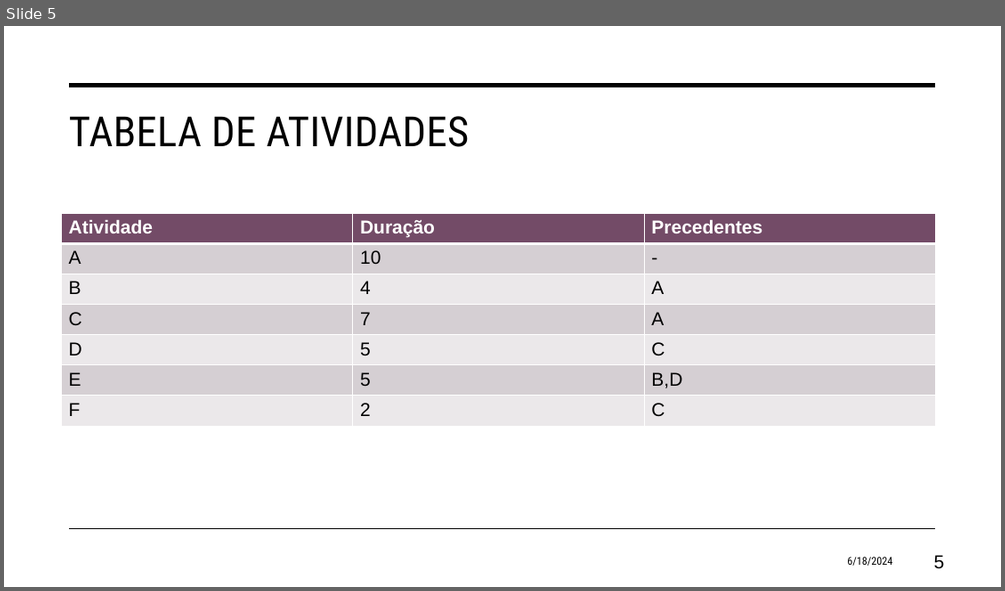
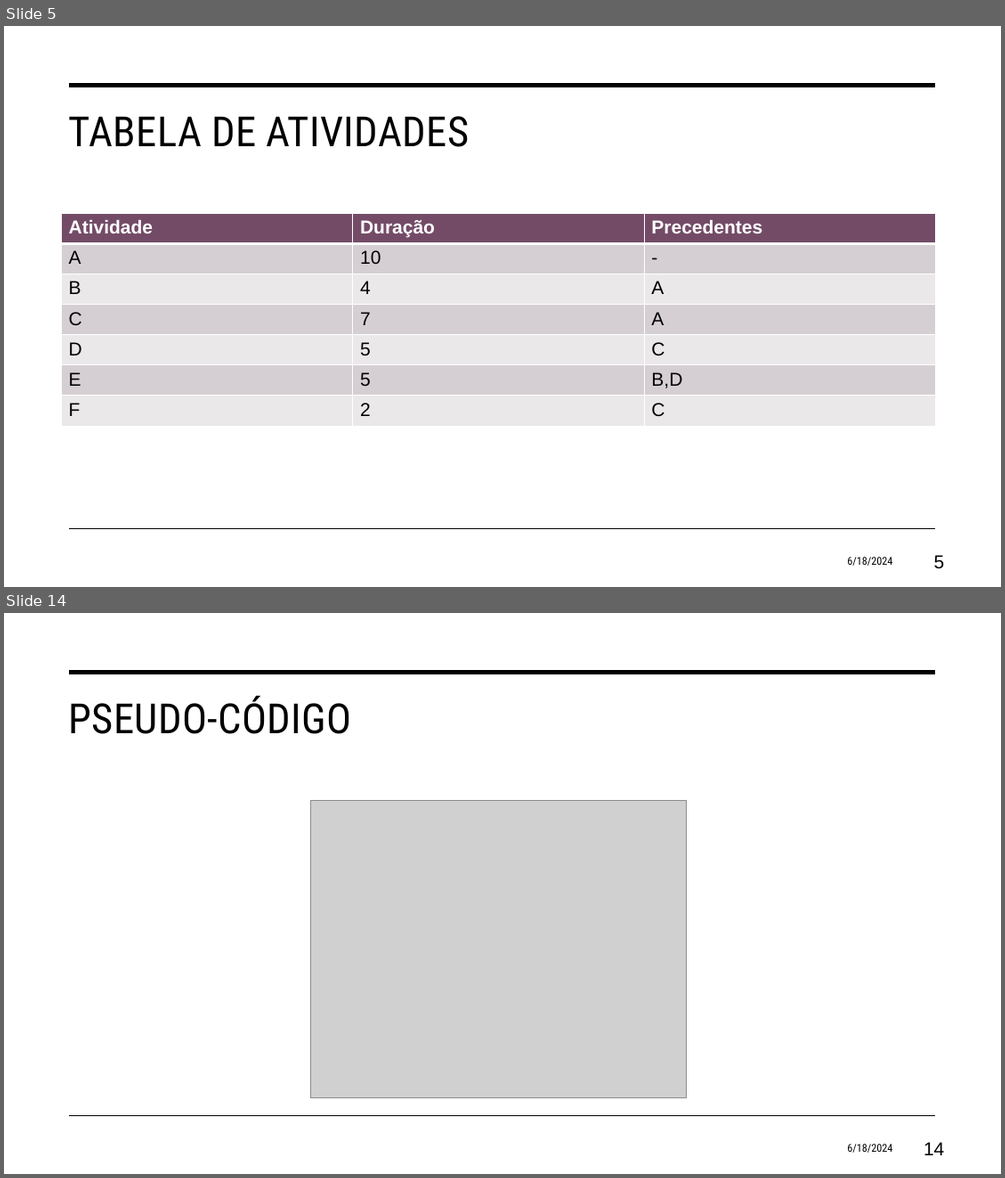
Before and after one commit to eduardosavian/critical-path, a slide deck: Presentation.pptx. Shown one above the other, each under a label of ours: slide 5 before the commit, slides 5 and 14 after it; the slides between them are not shown. The pictures are 1005x591 and 1005x1178 pixels, drawn with LibreOffice and Linux fonts; fonts in the diff are those of the drawing; grey boxes stand for pictures. Boxes give left, top, right and bottom in pixels: in the first picture for what was removed or moved away, otherwise in the second. Text is boxed around its words. In the diff, an @@ line names an element or a change of style, - is before the commit and + after.

```diff
--- a/Presentation.pptx
+++ b/Presentation.pptx
@@ slide 14 added at (4,613,1001,1174), background #FFFFFF; not listed: 2 template elements that a slide beside it also shows @@
@@ title added at (69,696,352,734), 40 pt, text #000000 @@
+PSEUDO-CÓDIGO
@@ picture added at (310,801,687,1098) @@
@@ text added at (847,1143,892,1152), 10.5 pt, text #000000 @@
+6/18/2024
@@ page number added at (923,1142,944,1155), 18 pt, text #000000 @@
+14
```
Also in this commit, not shown: 2 slides changed, 8 other slides added, 2 other files.
